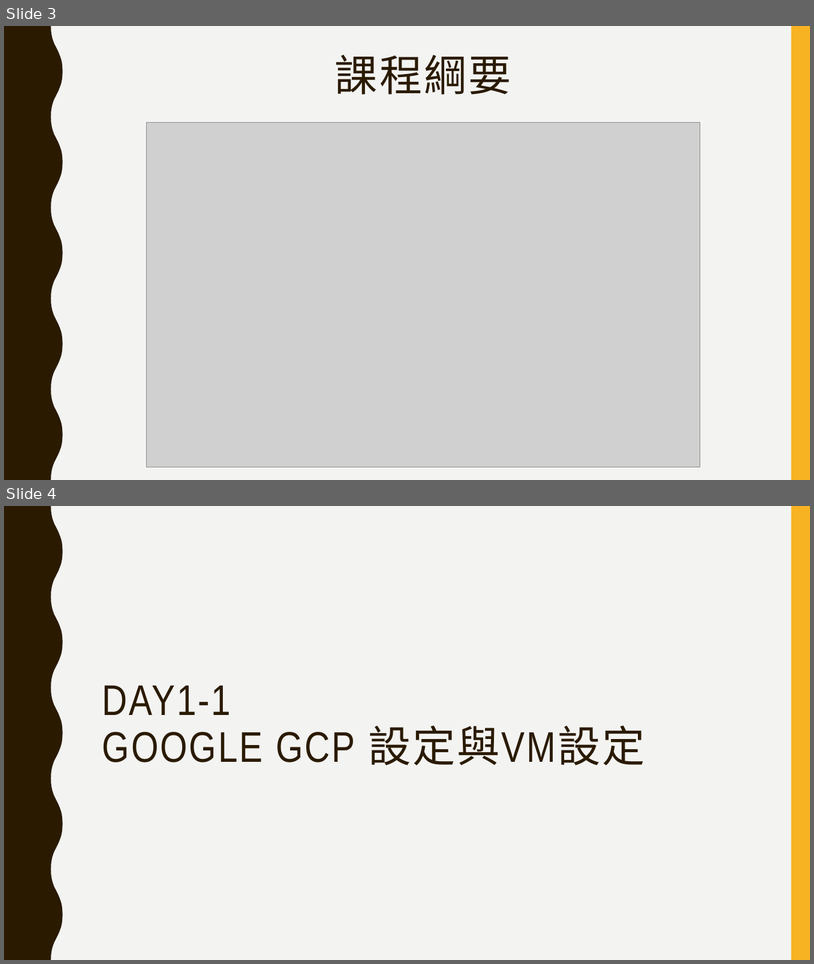
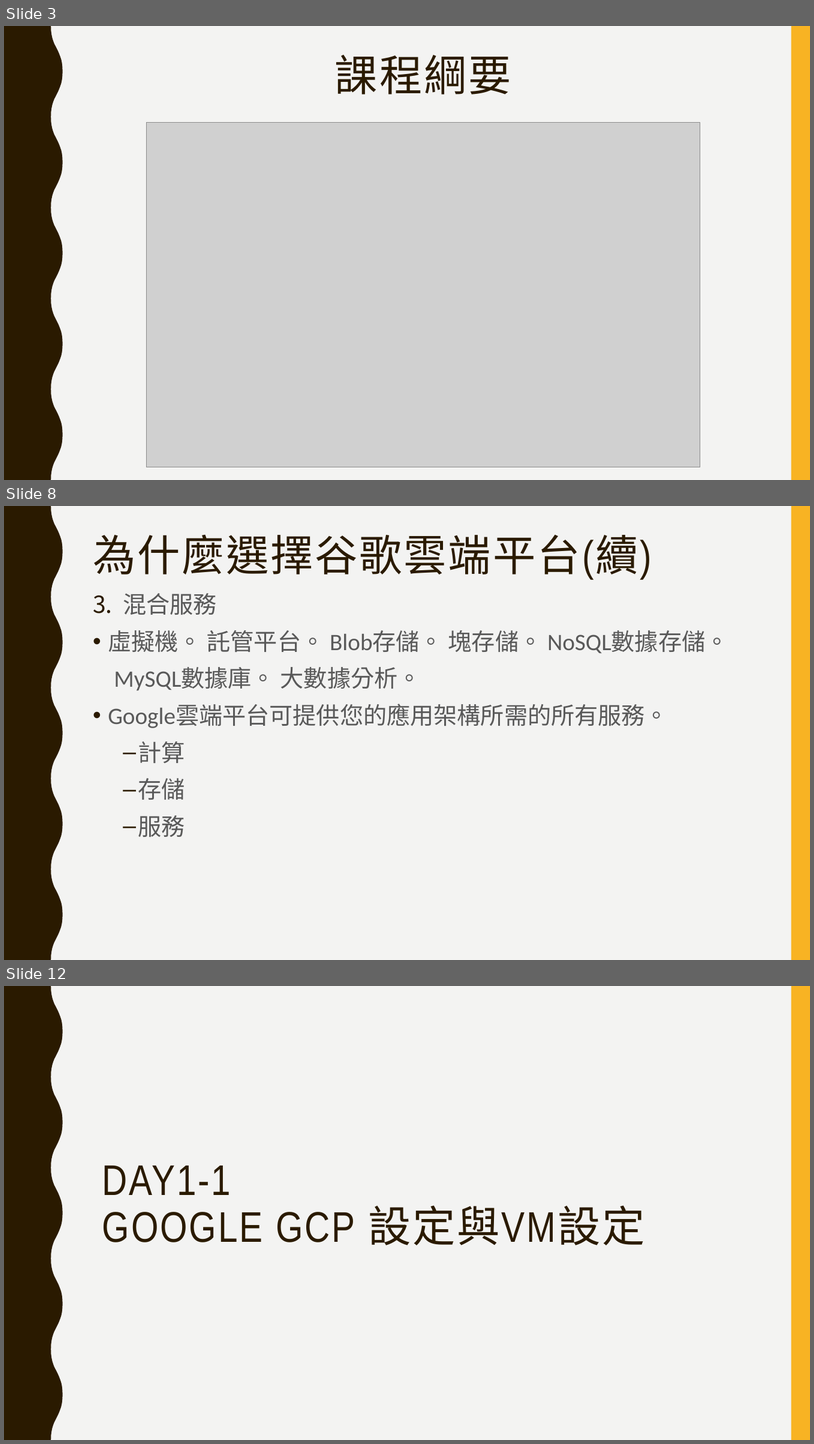
Before and after one commit to jumbokh/gcp_class, a slide deck: GCP_註冊及建立專案.pptx. Shown one above the other, each under a label of ours: slides 3 and 4 before the commit, slides 3, 8 and 12 after it; the slides between them are not shown. The pictures are 814x964 and 814x1444 pixels, drawn with LibreOffice and Linux fonts; fonts in the diff are those of the drawing; grey boxes stand for pictures. Boxes give left, top, right and bottom in pixels: in the first picture for what was removed or moved away, otherwise in the second. Text is boxed around its words. In the diff, an @@ line names an element or a change of style, - is before the commit and + after.

```diff
--- a/GCP_註冊及建立專案.pptx
+++ b/GCP_註冊及建立專案.pptx
@@ slide 8 added at [4, 506, 810, 960], background #F3F3F2; not listed: 2 template elements that a slide beside it also shows @@
@@ title added at [93, 535, 652, 580], 51 pt, text #2A1A00 @@
+為什麼選擇谷歌雲端平台(續)
@@ text added at [108, 593, 729, 837], 28 pt, text #595959 @@
+3. 混合服務
+• 虛擬機。 託管平台。 Blob存儲。 塊存儲。 NoSQL數據存儲。
+MySQL數據庫。 大數據分析。
+• Google雲端平台可提供您的應用架構所需的所有服務。
+  – 計算
+  – 存儲
+  – 服務
@@ what was slide 4 is now slide 12 @@
```
Also in this commit, not shown: 9 other slides added, 2 other files.
